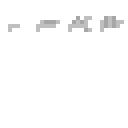
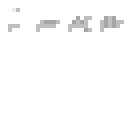
Layer changes from the first (128, 128) image to the second:
painted on "Guns" over (8, 8, 20, 12)
